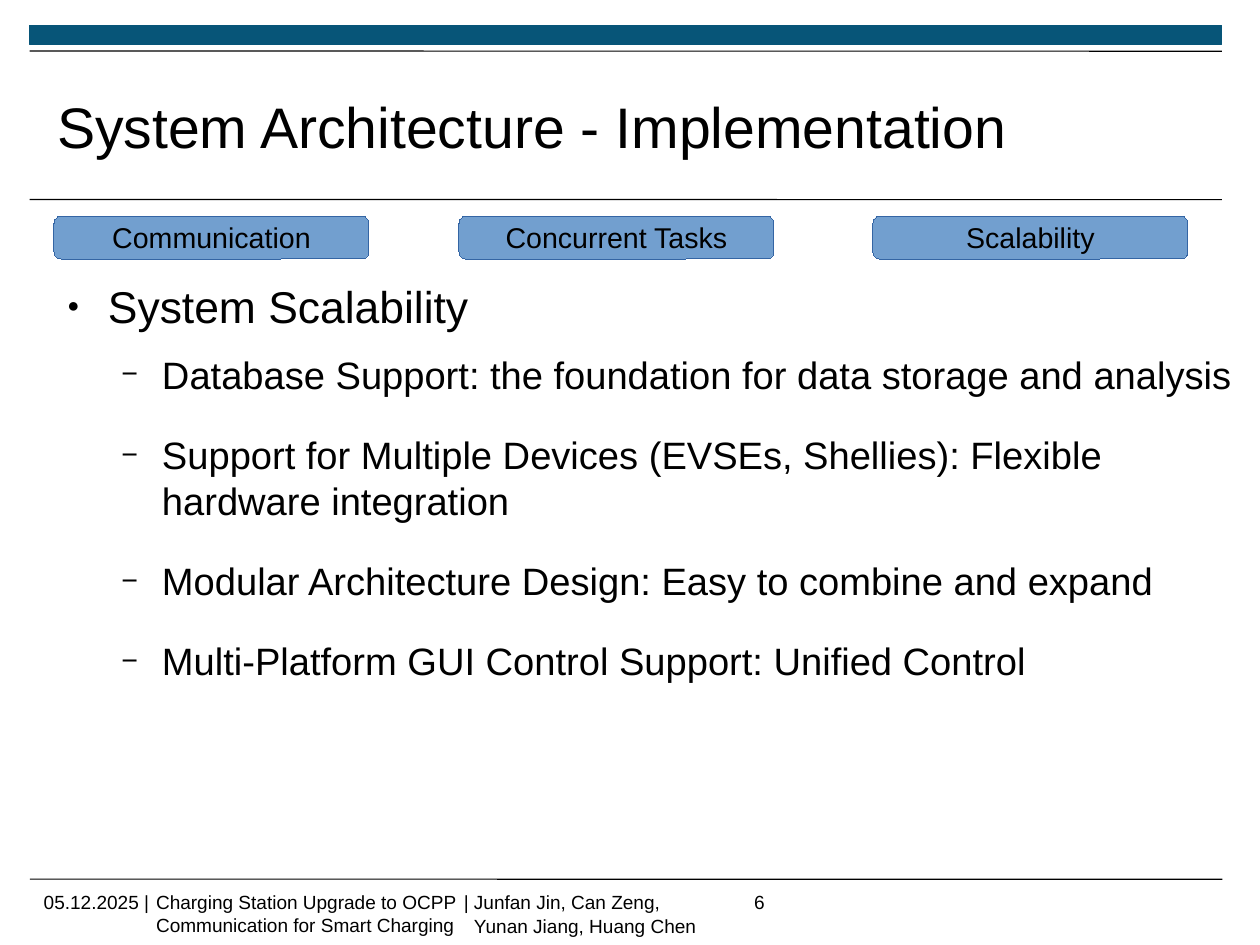
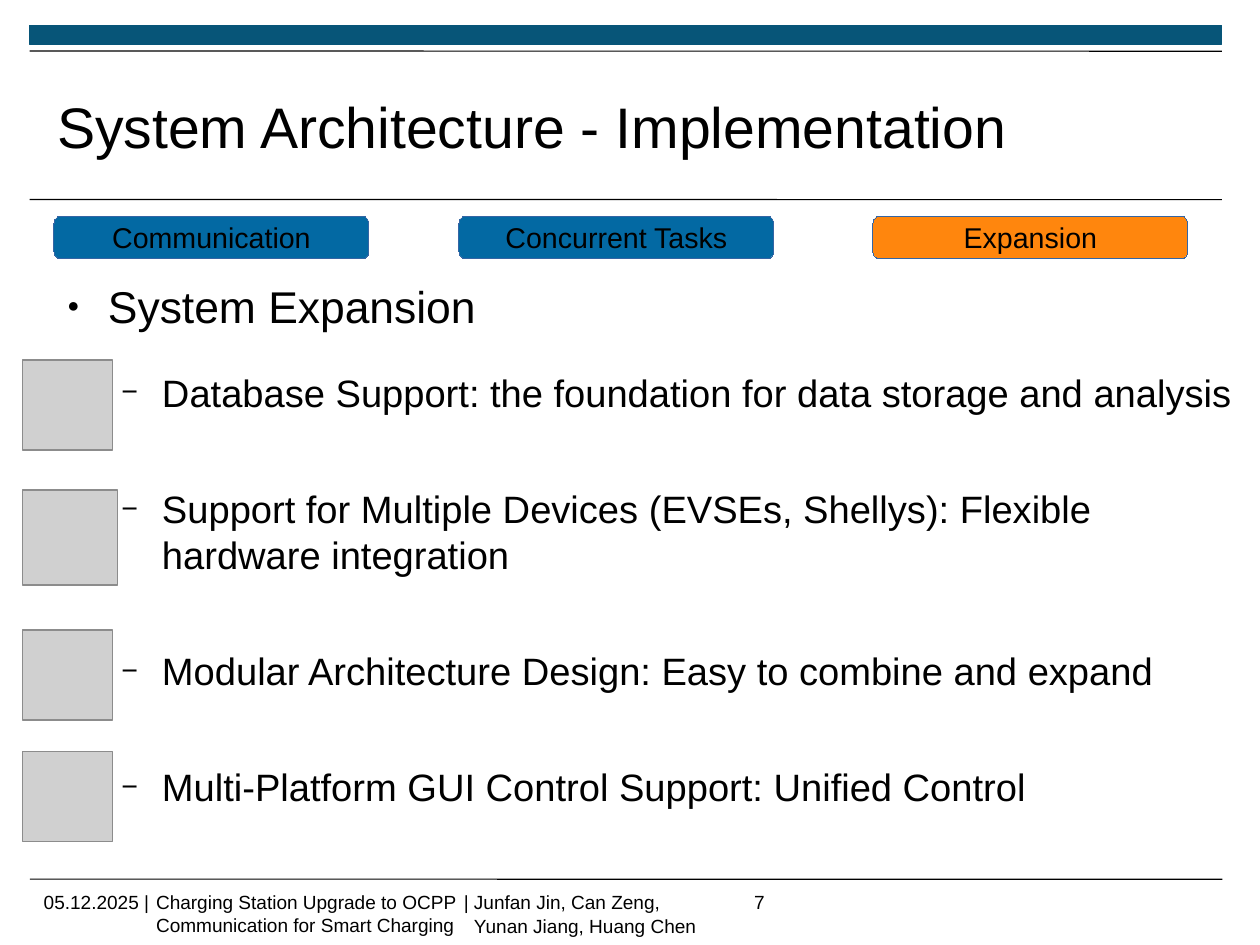
Before and after one commit to Jf-JIN/ADP_Ladesaeule_OCPP, a slide deck: slide 7 of ppt/Jin_Junfan.pptx (slide 6 before the commit). Drawn at 1260x945 pixels with LibreOffice and Linux fonts; fonts in the diff are those of the drawing; grey boxes stand for pictures; background and template pictures are left out. Boxes give left, top, right and bottom in pixels: in the first picture for what was removed or moved away, otherwise in the second. Text is boxed around its words. In the diff, an @@ line names an element or a change of style, - is before the commit and + after.

```diff
--- a/ppt/Jin_Junfan.pptx
+++ b/ppt/Jin_Junfan.pptx
@@ rounded rectangle "Communication" at [54,216,369,260]: fill #729FCF to #0369A3 @@
@@ rounded rectangle "Concurrent Tasks" at [460,216,775,260]: fill #729FCF to #0369A3 @@
@@ rounded rectangle "Expansion" at [874,216,1189,260]: fill #729FCF to #FF860D @@
@@ text in rounded rectangle at [964,227,1097,254]: text changed @@
-Scalability
+Expansion
@@ text at [108,290,475,332]: text changed @@
-● System Scalability
+● System Expansion
@@ picture added at [23,360,113,450] @@
@@ text at [162,379,1232,809]: more space between paragraphs @@
@@ picture added at [23,491,118,585] @@
@@ text at [162,495,1091,577]: text changed @@
-  − Support for Multiple Devices (EVSEs, Shellies): Flexible hardware integration
+  − Support for Multiple Devices (EVSEs, Shellys): Flexible hardware integration
@@ picture added at [23,630,113,720] @@
@@ picture added at [23,751,113,842] @@
@@ page number at [754,896,765,909]: text changed @@
-6
+7
```
Also in this commit, not shown: 4 other slides changed, 1 slide added.
